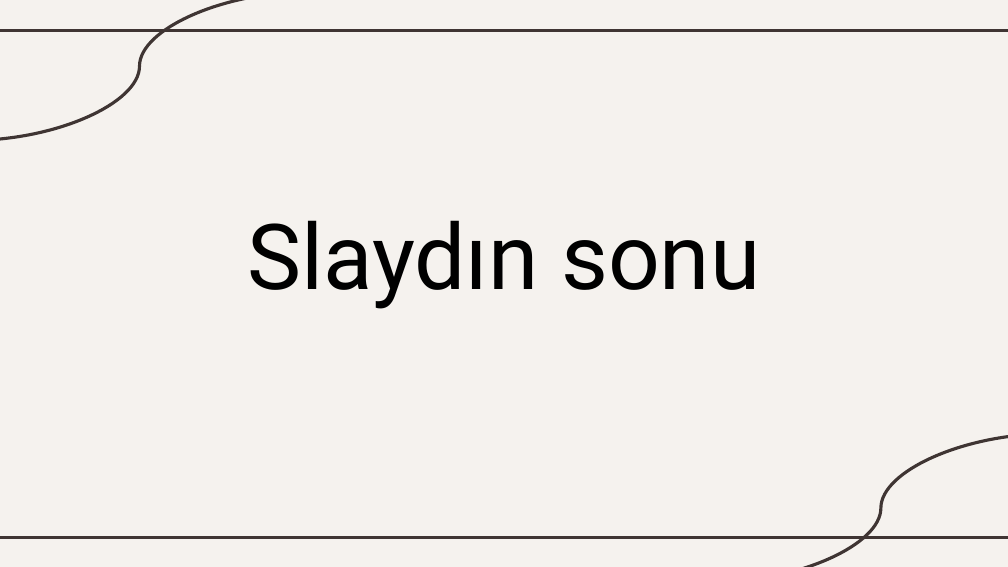
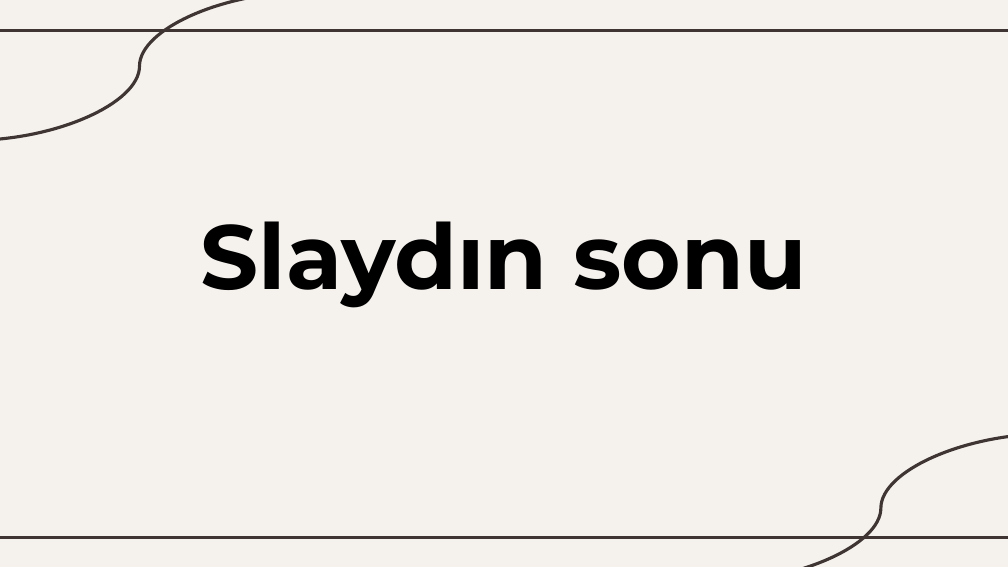
Before and after one commit to DarkinLordz/SmartAttendance, a slide deck: slide 7 of docs/SmartAttendance.pptx. Drawn at 1008x567 pixels with LibreOffice and Linux fonts; fonts in the diff are those of the drawing. Boxes give left, top, right and bottom in pixels: in the first picture for what was removed or moved away, otherwise in the second. Text is boxed around its words. In the diff, an @@ line names an element or a change of style, - is before the commit and + after.

```diff
--- a/docs/SmartAttendance.pptx
+++ b/docs/SmartAttendance.pptx
@@ title "Slaydın sonu" at <box>201,221,807,308</box>: font Roboto to Montserrat, bold on @@
```
Also in this commit, not shown: 6 other slides changed, 1 other file.
